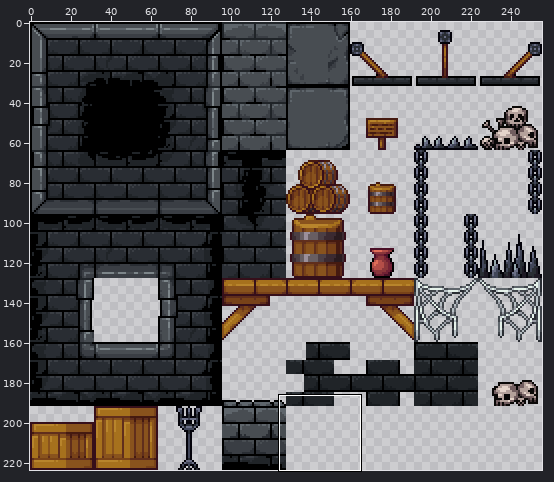
One commit to this sprite sheet: sprites/tiles/CastleTiles.png. Above, an overview of the earlier version with the close-up marked.
Close-up. First the earlier version:
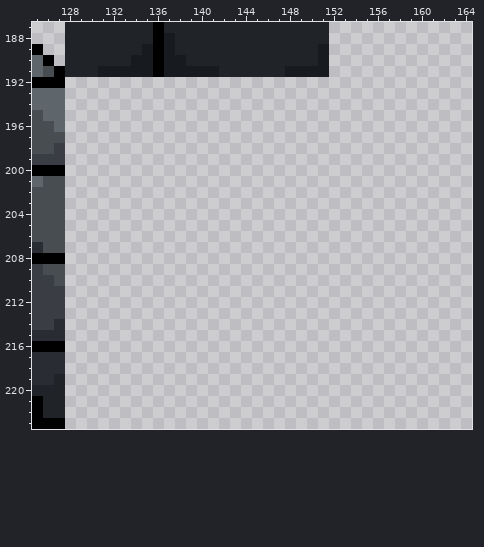
The file is 256x224 pixels. Colours within 5 levels of each other are drawn and written as one. Shown: x 125..164, y 187..223.
The result:
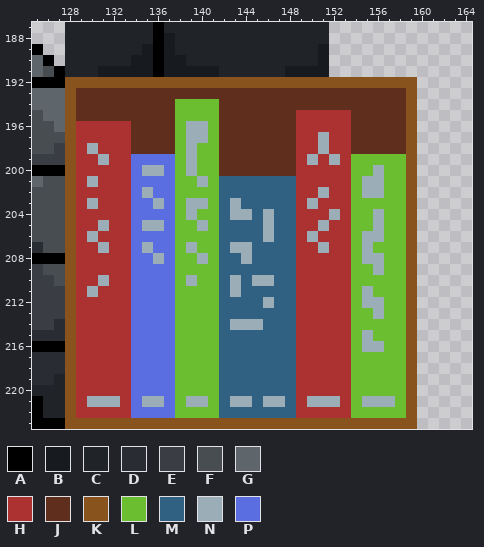
Palette (. is transparent): A #000000  B #171b1f  C #202428  D #292d33  E #3a3e44  F #484d52  G #5e656b  H #ac3232  J #602e1c  K #89531d  L #6abe30  M #306082  N #9badb7  P #5b6ee1
What changed:
y 192: x 128..159 ................................ -> KKKKKKKKKKKKKKKKKKKKKKKKKKKKKKKK
y 193: x 128..159 ................................ -> KJJJJJJJJJJJJJJJJJJJJJJJJJJJJJJK
y 194: x 128..159 ................................ -> KJJJJJJJJJLLLLJJJJJJJJJJJJJJJJJK
y 195: x 128..159 ................................ -> KJJJJJJJJJLLLLJJJJJJJHHHHHJJJJJK
y 196: x 128..159 ................................ -> KHHHHHJJJJLNNLJJJJJJJHHHHHJJJJJK
y 197: x 128..159 ................................ -> KHHHHHJJJJLNNLJJJJJJJHHNHHJJJJJK
y 198: x 128..159 ................................ -> KHNHHHJJJJLNLLJJJJJJJHHNHHJJJJJK
y 199: x 128..159 ................................ -> KHHNHHPPPPLNLLJJJJJJJHNHNHLLLLLK
y 200: x 128..159 ................................ -> KHHHHHPNNPLNLLJJJJJJJHHHHHLLNLLK
y 201: x 128..159 ................................ -> KHNHHHPPPPLLNLMMMMMMMHHHHHLNNLLK
y 202: x 128..159 ................................ -> KHHHHHPNPPLLLLMMMMMMMHHNHHLNNLLK
y 203: x 128..159 ................................ -> KHNHHHPPNPLNNLMNMMMMMHNHHHLLLLLK
y 204: x 128..159 ................................ -> KHHHHHPPPPLNLLMNNMNMMHHHNHLLNLLK
y 205: x 128..159 ................................ -> KHHNHHPNNPLLNLMMMMNMMHHNHHLLNLLK
y 206: x 128..159 ................................ -> KHNHHHPPPPLLLLMMMMNMMHNHHHLNNLLK
y 207: x 128..159 ................................ -> KHHNHHPNPPLNLLMNNMMMMHHNHHLNLLLK
y 208: x 128..159 ................................ -> KHHHHHPPNPLLNLMMNMMMMHHHHHLNNLLK
y 209: x 128..159 ................................ -> KHHHHHPPPPLLLLMMMMMMMHHHHHLLNLLK
y 210: x 128..159 ................................ -> KHHNHHPPPPLNLLMNMNNMMHHHHHLLLLLK
y 211: x 128..159 ................................ -> KHNHHHPPPPLLLLMNMMMMMHHHHHLNLLLK
y 212: x 128..159 ................................ -> KHHHHHPPPPLLLLMMMMNMMHHHHHLNNLLK
y 213: x 128..159 ................................ -> KHHHHHPPPPLLLLMMMMMMMHHHHHLLNLLK
y 214: x 128..159 ................................ -> KHHHHHPPPPLLLLMNNNMMMHHHHHLLLLLK
y 215: x 128..159 ................................ -> KHHHHHPPPPLLLLMMMMMMMHHHHHLNLLLK
y 216: x 128..159 ................................ -> KHHHHHPPPPLLLLMMMMMMMHHHHHLNNLLK
y 217..220: x 128..159 ................................ -> KHHHHHPPPPLLLLMMMMMMMHHHHHLLLLLK
y 221: x 128..159 ................................ -> KHNNNHPNNPLNNLMNNMNNMHNNNHLNNNLK
y 222: x 128..159 ................................ -> KHHHHHPPPPLLLLMMMMMMMHHHHHLLLLLK
y 223: x 128..159 ................................ -> KKKKKKKKKKKKKKKKKKKKKKKKKKKKKKKK
Changed places in both close-ups, as pixel boxes (x1, y1, x2, y2):
added: (65, 77, 417, 429)
